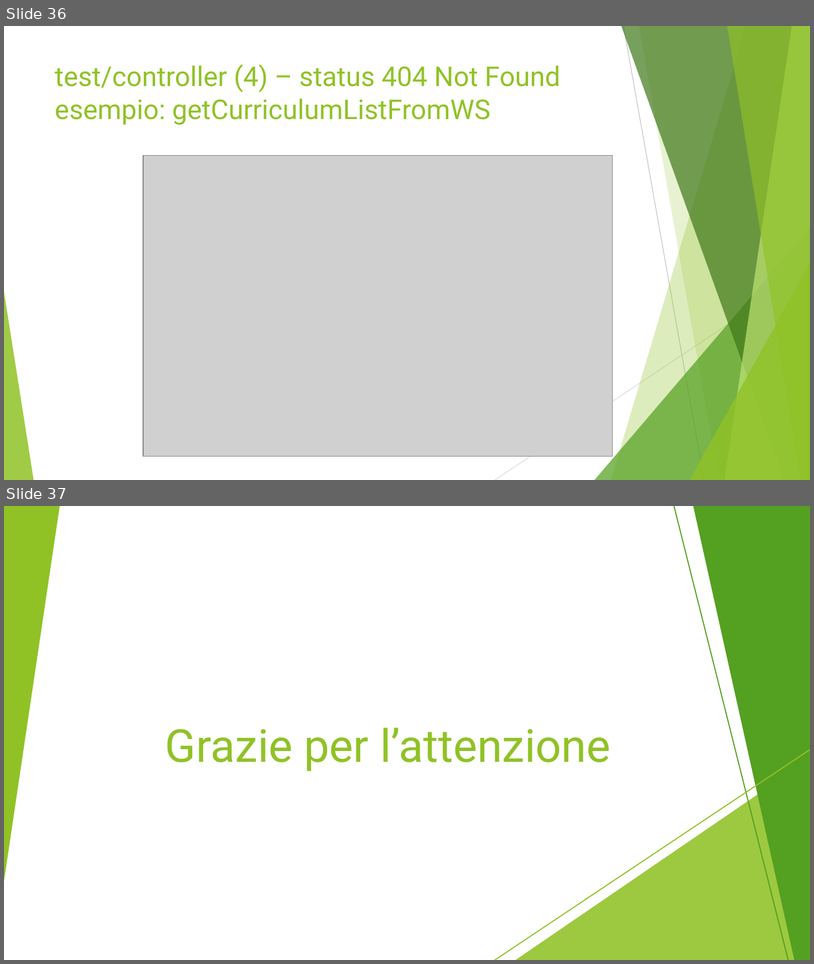
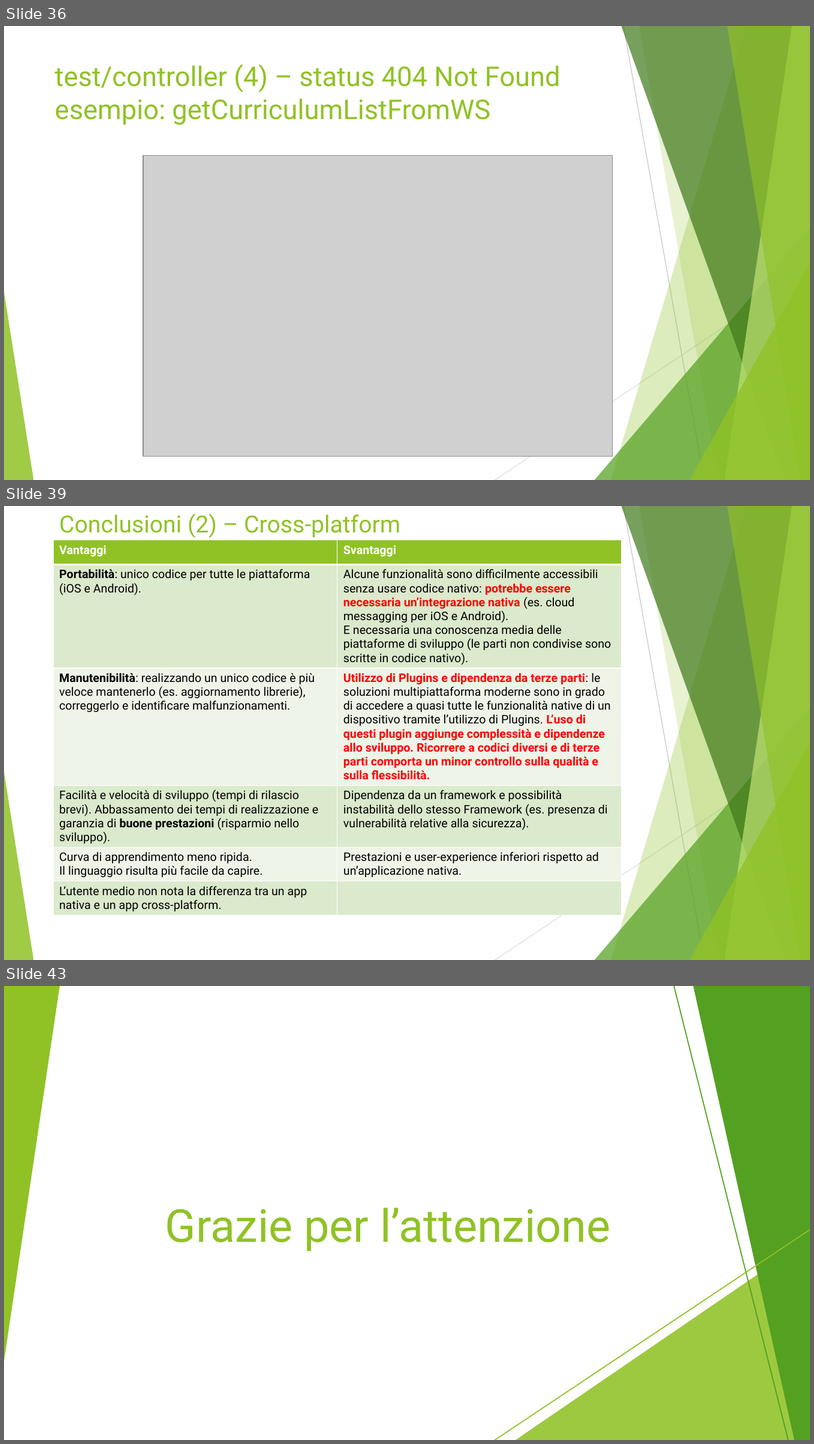
Before and after one commit to luca94-dev/ETutoring-Flutter, a slide deck: report/Bortolotti_DeCenzo_Marignati_Slides.pptx. Shown one above the other, each under a label of ours: slides 36 and 37 before the commit, slides 36, 39 and 43 after it; the slides between them are not shown. The pictures are 814x964 and 814x1444 pixels, drawn with LibreOffice and Linux fonts; fonts in the diff are those of the drawing; grey boxes stand for pictures. Boxes give left, top, right and bottom in pixels: in the first picture for what was removed or moved away, otherwise in the second. Text is boxed around its words. In the diff, an @@ line names an element or a change of style, - is before the commit and + after.

```diff
--- a/report/Bortolotti_DeCenzo_Marignati_Slides.pptx
+++ b/report/Bortolotti_DeCenzo_Marignati_Slides.pptx
@@ slide 39 added at (x1=4, y1=506, x2=810, y2=960), background #FFFFFF; not listed: 10 template elements that a slide beside it also shows @@
@@ title added at (x1=59, y1=514, x2=401, y2=538), 28 pt, text #90C226 @@
+Conclusioni (2) – Cross-platform
@@ table added at (x1=53, y1=540, x2=621, y2=934), 6 rows, 2 columns @@
+Vantaggi | Svantaggi
+Portabilità: unico codice per tutte le piattaforma (iOS e Android). | Alcune funzionalità sono difficilmente accessibili senza usare codice nativo: potrebbe essere necessaria un’integrazione nativa (es. cloud messagging per iOS e Android). / E necessaria una conoscenza media delle piattaforme di sviluppo (le parti non condivise sono scritte in codice nativo).
+Manutenibilità: realizzando un unico codice è più veloce mantenerlo (es. aggiornamento librerie), correggerlo e identificare malfunzionamenti. | Utilizzo di Plugins e dipendenza da terze parti: le soluzioni multipiattaforma moderne sono in grado di accedere a quasi tutte le funzionalità native di un dispositivo tramite l’utilizzo di Plugins. L’uso di questi plugin aggiunge complessità e dipendenze allo sviluppo. Ricorrere a codici diversi e di terze parti comporta un minor controllo sulla qualità e sulla flessibilità.
+Facilità e velocità di sviluppo (tempi di rilascio brevi). Abbassamento dei tempi di realizzazione e garanzia di buone prestazioni (risparmio nello sviluppo). | Dipendenza da un framework e possibilità instabilità dello stesso Framework (es. presenza di vulnerabilità relative alla sicurezza).
+Curva di apprendimento meno ripida. / Il linguaggio risulta più facile da capire. | Prestazioni e user-experience inferiori rispetto ad un’applicazione nativa.
+L’utente medio non nota la differenza tra un app nativa e un app cross-platform. | 
@@ what was slide 37 is now slide 43 @@
```
Also in this commit, not shown: 1 slide changed, 5 other slides added.
